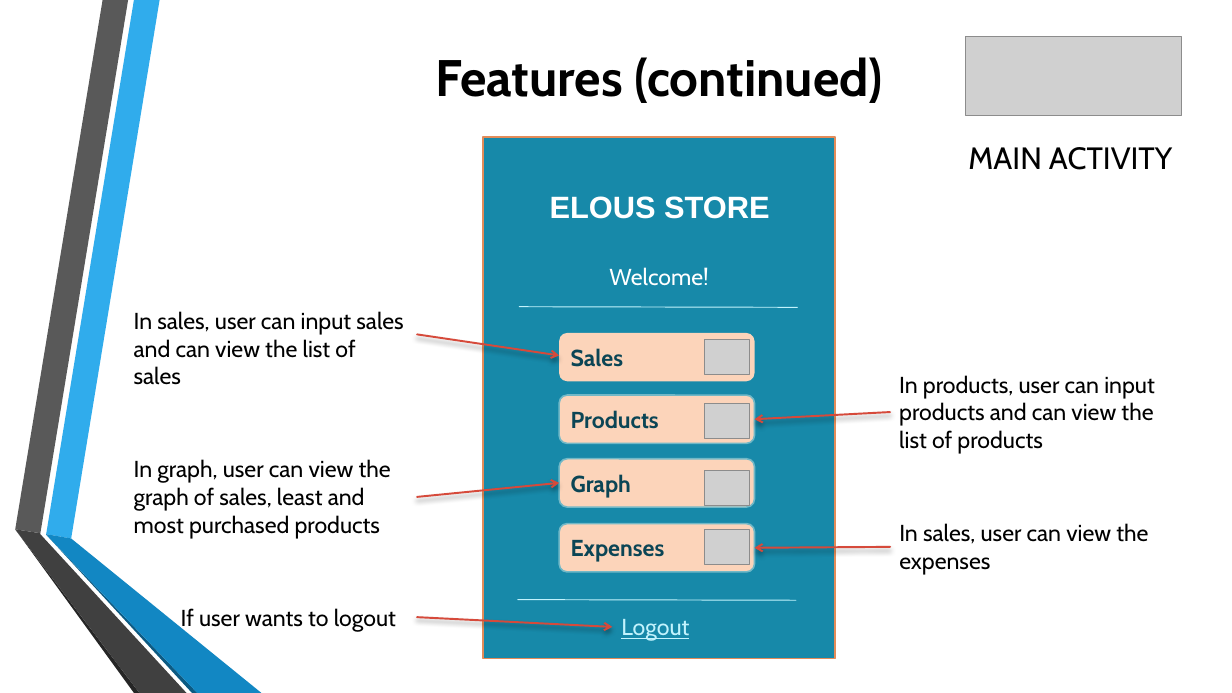
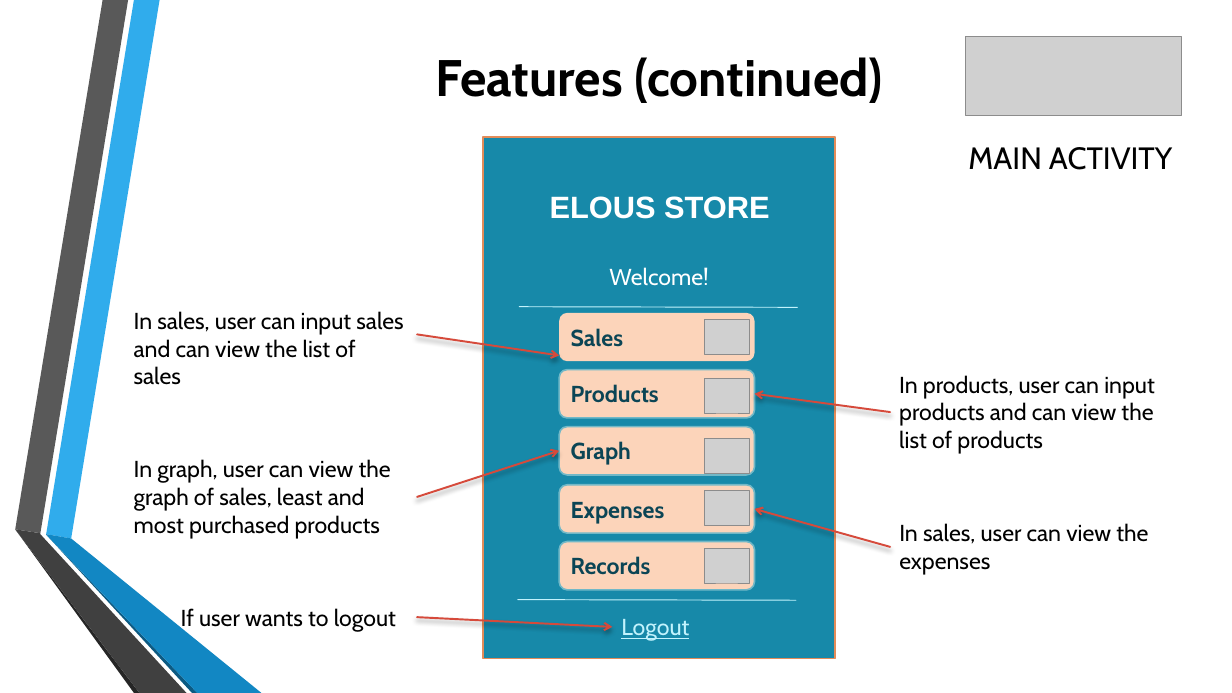
Before and after one commit to jgtadeo/Project--MOBAPPL, a slide deck: slide 7 of Mobile Application.pptx. Drawn at 1232x693 pixels with LibreOffice and Linux fonts; fonts in the diff are those of the drawing; grey boxes stand for pictures; background and template pictures are left out. Boxes give left, top, right and bottom in pixels: in the first picture for what was removed or moved away, otherwise in the second. Text is boxed around its words. In the diff, an @@ line names an element or a change of style, - is before the commit and + after.

Commit message:
UPDATED POWERPOINT

```diff
--- a/Mobile Application.pptx
+++ b/Mobile Application.pptx
@@ rounded rectangle "Sales": place and size @@
-rounded rectangle "Sales" at [559, 333, 754, 381]
+rounded rectangle "Sales" at [559, 313, 754, 361]
@@ picture: place and size @@
-picture at [704, 340, 749, 374]
+picture at [704, 320, 749, 354]
@@ rounded rectangle "Products": place and size @@
-rounded rectangle "Products" at [559, 396, 754, 444]
+rounded rectangle "Products" at [559, 370, 754, 418]
@@ picture: place and size @@
-picture at [704, 404, 749, 439]
+picture at [704, 378, 749, 413]
@@ arrow moved from (890, 412) - (755, 420) to (890, 412) - (755, 394) @@
@@ rounded rectangle "Graph": place and size @@
-rounded rectangle "Graph" at [559, 458, 754, 506]
+rounded rectangle "Graph" at [559, 427, 754, 475]
@@ picture: place and size @@
-picture at [704, 470, 749, 506]
+picture at [704, 439, 749, 474]
@@ arrow moved from (417, 497) - (559, 483) to (417, 497) - (559, 451) @@
@@ rounded rectangle "Expenses": place and size @@
-rounded rectangle "Expenses" at [559, 524, 754, 572]
+rounded rectangle "Expenses" at [559, 485, 754, 533]
@@ picture: place and size @@
-picture at [704, 530, 749, 565]
+picture at [704, 491, 749, 526]
@@ arrow moved from (890, 547) - (755, 548) to (890, 547) - (755, 509) @@
@@ rounded rectangle added at [559, 542, 754, 590], fill #FCD4BA, outline #71B8C7 1.25 pt, 18 pt, text #0B4555, bold @@
+Records
@@ picture added at [704, 548, 749, 583] @@
```
Also in this commit, not shown: 8 other slides changed, 2 slides added.
